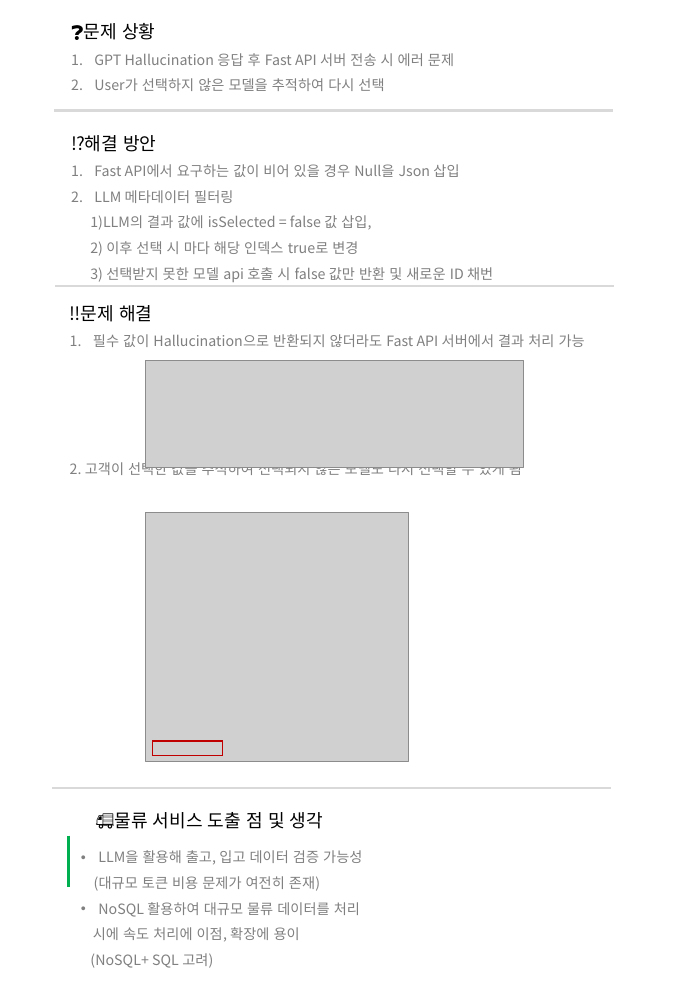
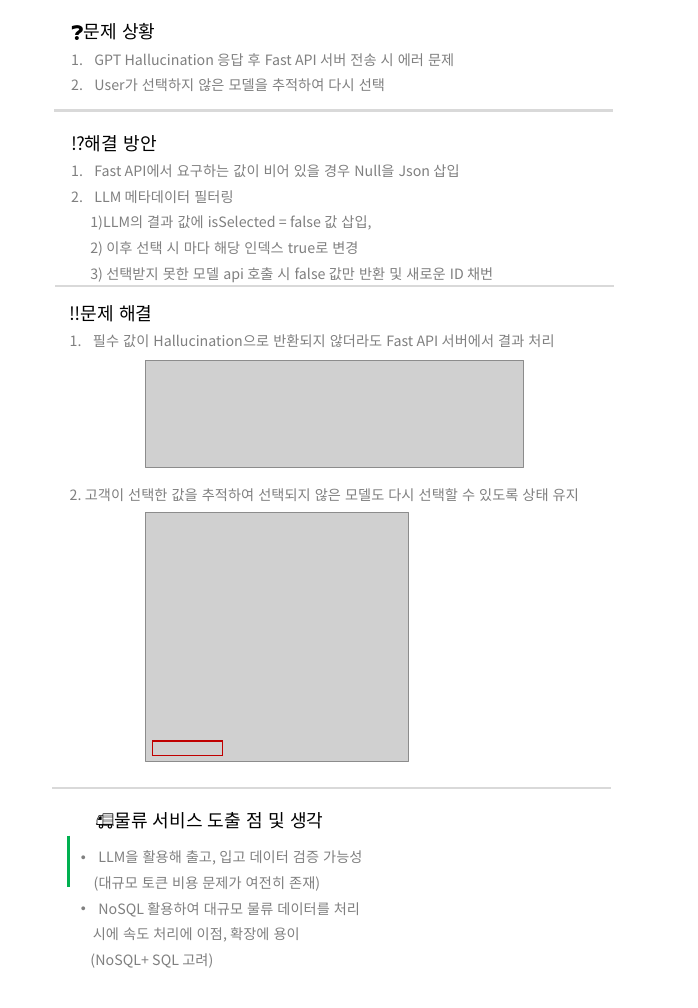
Before and after one commit to yuseok01/itgorae, a slide deck: slide 16 of 피피티/241124 포트폴리오_김유석.pptx. Drawn at 698x1008 pixels with LibreOffice and Linux fonts; fonts in the diff are those of the drawing; grey boxes stand for pictures. Boxes give left, top, right and bottom in pixels: in the first picture for what was removed or moved away, otherwise in the second. Text is boxed around its words. In the diff, an @@ line names an element or a change of style, - is before the commit and + after.

```diff
--- a/피피티/241124 포트폴리오_김유석.pptx
+++ b/피피티/241124 포트폴리오_김유석.pptx
@@ text at box(70, 334, 579, 501): text changed @@
-1. 필수 값이 Hallucination으로 반환되지 않더라도 Fast API 서버에서 결과 처리 가능
-2. 고객이 선택한 값을 추적하여 선택되지 않은 모델도 다시 선택할 수 있게 됨
+1. 필수 값이 Hallucination으로 반환되지 않더라도 Fast API 서버에서 결과 처리
+2. 고객이 선택한 값을 추적하여 선택되지 않은 모델도 다시 선택할 수 있도록 상태 유지
```
Also in this commit, not shown: 1 other slide changed, 1 other file.
